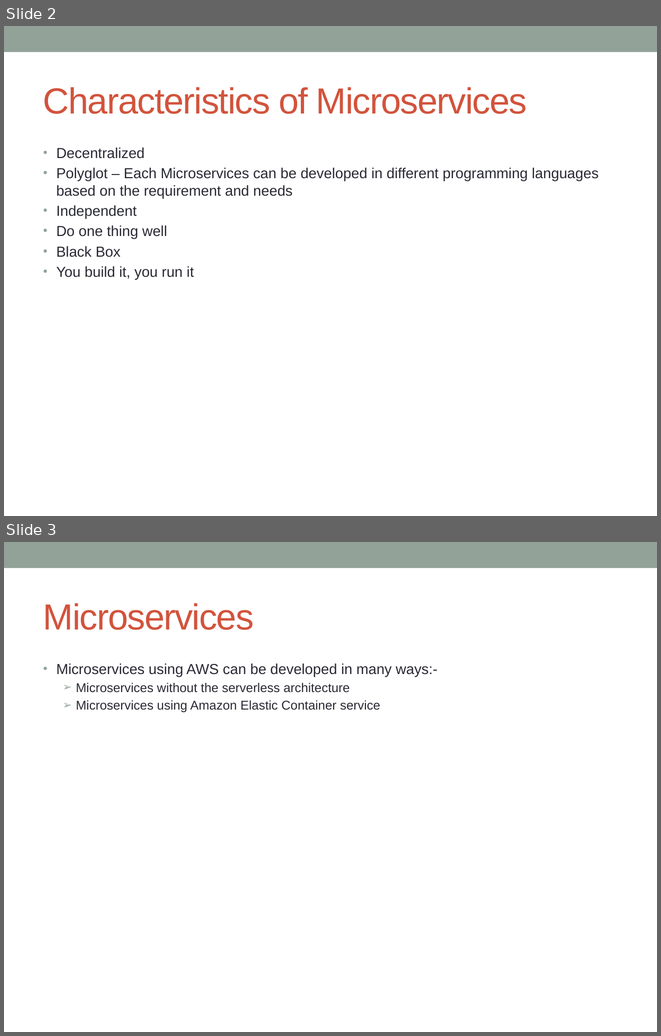
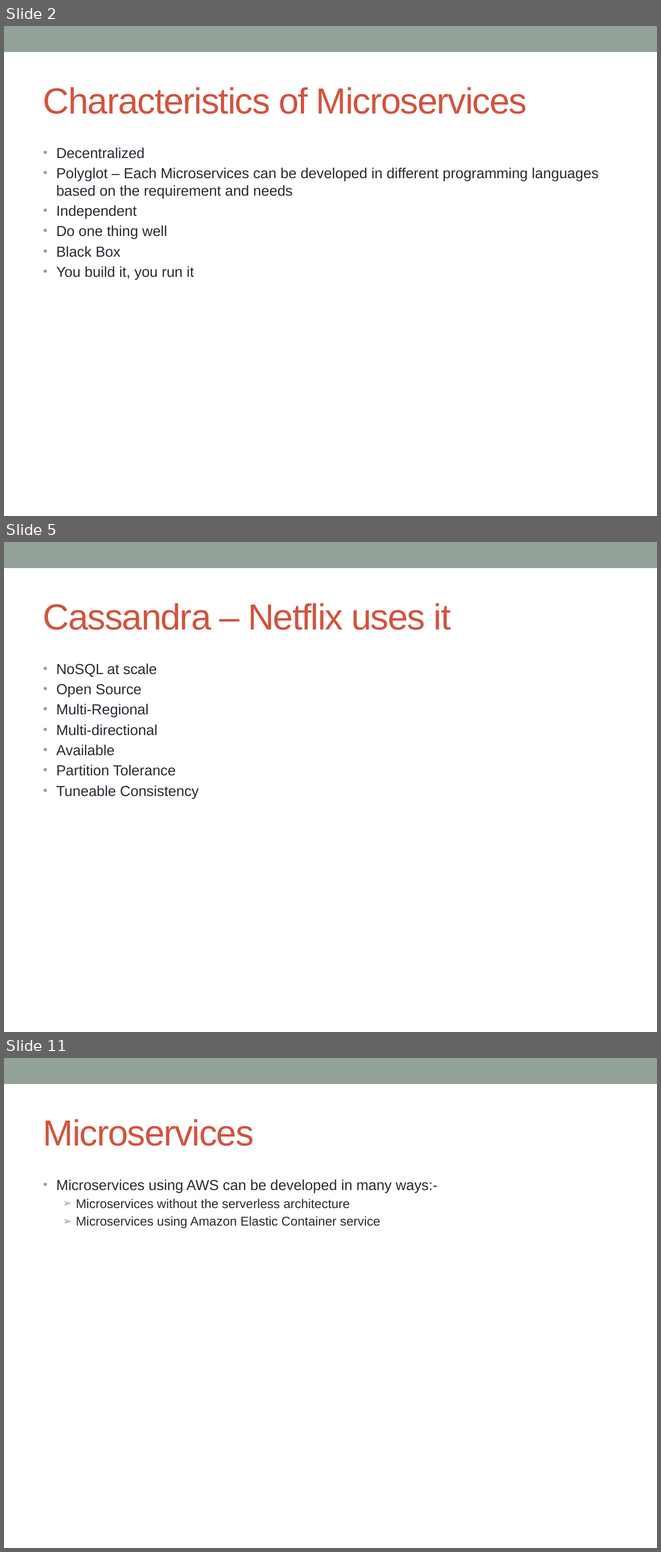
Before and after one commit to notionquest/ProjectDocumentation, a slide deck: Microservices_using_AWS.pptx. Shown one above the other, each under a label of ours: slides 2 and 3 before the commit, slides 2, 5 and 11 after it; the slides between them are not shown. The pictures are 661x1036 and 661x1552 pixels, drawn with LibreOffice and Linux fonts; fonts in the diff are those of the drawing. Boxes give left, top, right and bottom in pixels: in the first picture for what was removed or moved away, otherwise in the second. Text is boxed around its words. In the diff, an @@ line names an element or a change of style, - is before the commit and + after.

```diff
--- a/Microservices_using_AWS.pptx
+++ b/Microservices_using_AWS.pptx
@@ slide 5 added at bbox=[4, 542, 657, 1032], background #FFFFFF; not listed: 1 template element that a slide beside it also shows @@
@@ title added at bbox=[43, 603, 451, 630], 40 pt, text #D2533C @@
+Cassandra – Netflix uses it
@@ text added at bbox=[56, 663, 199, 799], 16 pt, text #292934 @@
+• NoSQL at scale
+• Open Source
+• Multi-Regional
+• Multi-directional
+• Available
+• Partition Tolerance
+• Tuneable Consistency
@@ what was slide 3 is now slide 11 @@
```
Also in this commit, not shown: 1 slide changed, 10 other slides added.
